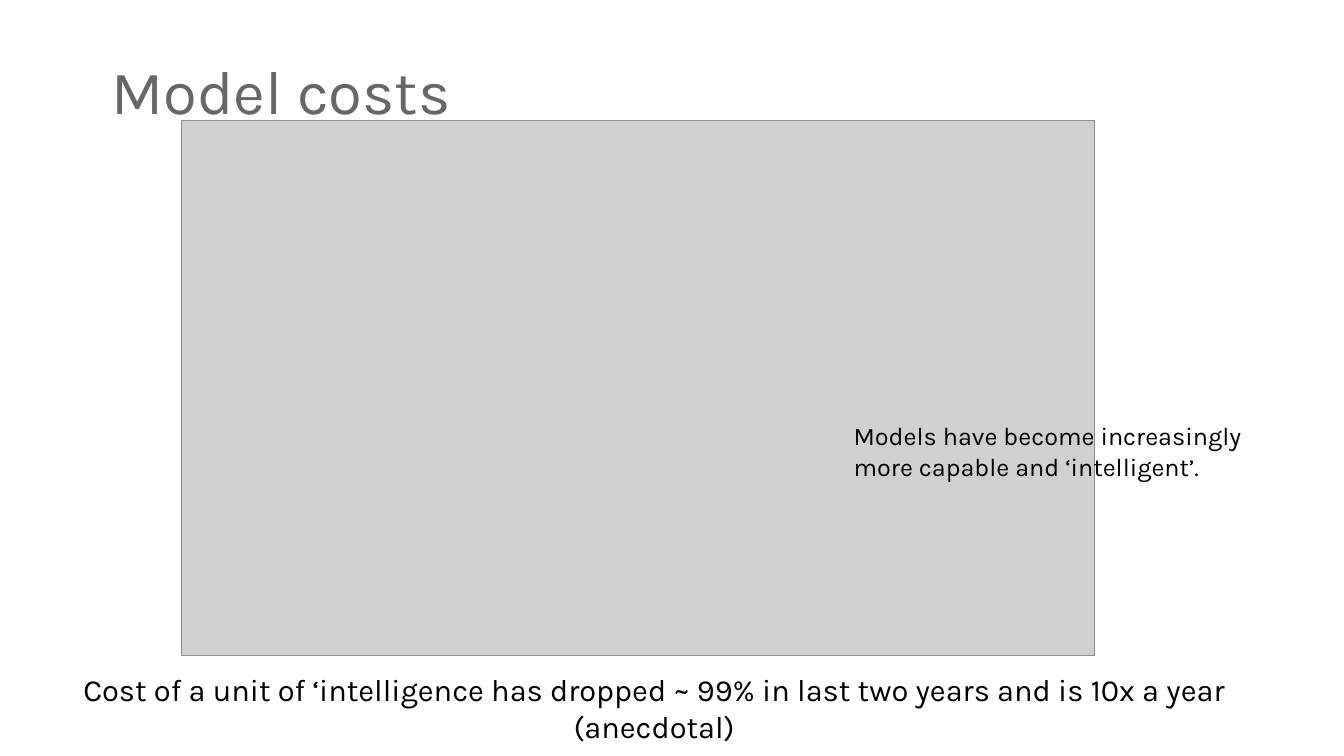
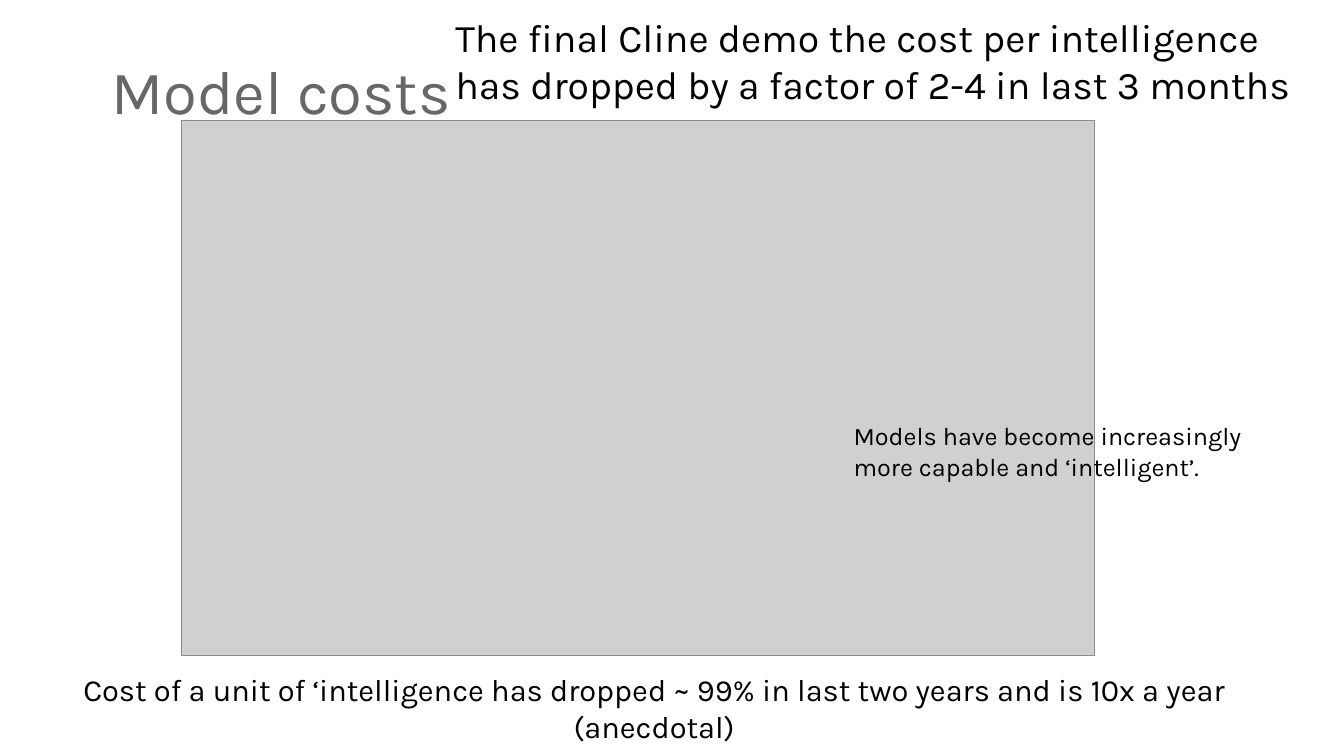
Before and after one commit to Python-Test-Engineer/earl2025, a slide deck: slide 8 of AI_Agents_in_the_Data_Pipeline.pptx (slide 5 before the commit). Drawn at 1344x756 pixels with LibreOffice and Linux fonts; fonts in the diff are those of the drawing; grey boxes stand for pictures. Boxes give left, top, right and bottom in pixels: in the first picture for what was removed or moved away, otherwise in the second. Text is boxed around its words. In the diff, an @@ line names an element or a change of style, - is before the commit and + after.

Commit message:
edit

```diff
--- a/AI_Agents_in_the_Data_Pipeline.pptx
+++ b/AI_Agents_in_the_Data_Pipeline.pptx
@@ text added at <box>455,25,1290,109</box>, 28 pt, text #000000 @@
+The final Cline demo the cost per intelligence has dropped by a factor of 2-4 in last 3 months
```
Also in this commit, not shown: 2 slides added.
